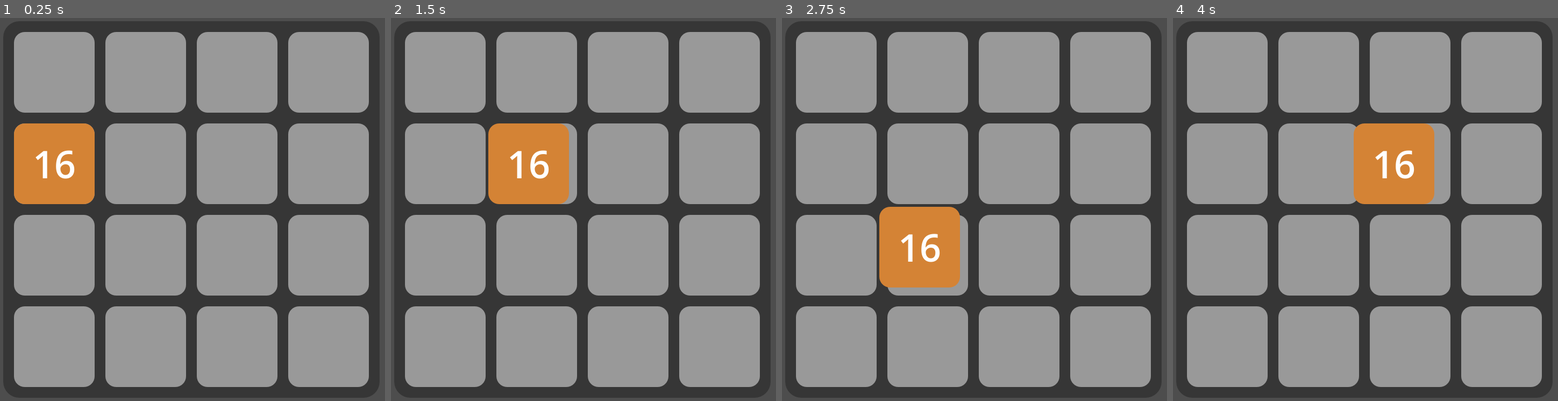
Above: before the commit, frames 1-4 (left to right).
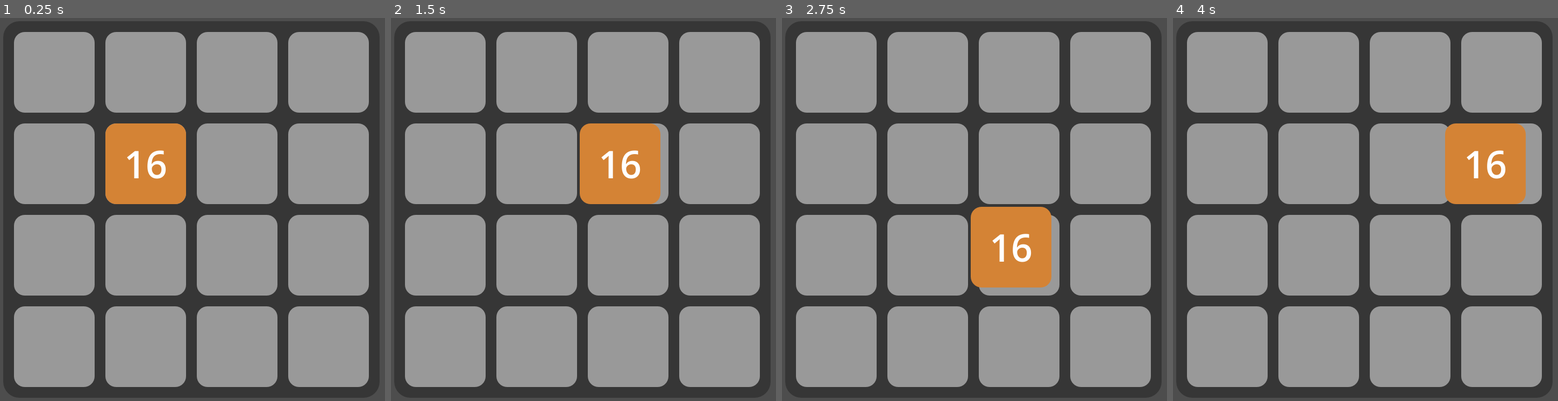
Above: after the commit, the same moments.

Repository: KaiRJ/2048
Game: Godot game, scene res://main.tscn
The game is run twice, just before and just after one commit, with the same random seed, the same clock (stepped at 60 frames per second) and the same inputs.
Inputs:
- Up to frame 1 (0.25 s): no input
- Up to frame 2 (1.5 s): tap Enter at 0.5 s; hold Right (ui_right) 0.53-1.28 s; tap Space at 1.25 s; hold Down (ui_down) from 1.28 s (still down)
- Up to frame 3 (2.75 s): tap Enter at 2 s; release Down (ui_down) at 2.03 s; hold Right (ui_right) from 2.03 s (still down)
- Up to frame 4 (4 s): tap Space at 2.75 s; release Right (ui_right) at 2.78 s; hold Up (ui_up) 2.78-3.53 s; tap Enter at 3.5 s; hold Left (ui_left) from 3.53 s (still down)

The runs differ from the first frame. In frame 1, 8.7% of the frame differs, in the area x 3-49%, y 27-49%; in frame 2, 8.7%; in frame 3, 8.7%; in frame 4, 8.7%.

Commit message:
spawn square in random panel at start of game

Diff:
--- a/grid.tscn
+++ b/grid.tscn
@@ -34,112 +34,112 @@
 theme_override_constants/v_separation = 20
 columns = 4
 
-[node name="Panel" type="Panel" parent="PanelContainer/MarginContainer/GridContainer"]
+[node name="Panel" type="Panel" parent="PanelContainer/MarginContainer/GridContainer" groups=["GridPanels"]]
 custom_minimum_size = Vector2(150, 150)
 layout_mode = 2
 size_flags_horizontal = 3
 size_flags_vertical = 3
 theme_override_styles/panel = SubResource("StyleBoxFlat_wp3kd")
 
-[node name="Panel2" type="Panel" parent="PanelContainer/MarginContainer/GridContainer"]
+[node name="Panel2" type="Panel" parent="PanelContainer/MarginContainer/GridContainer" groups=["GridPanels"]]
 custom_minimum_size = Vector2(150, 150)
 layout_mode = 2
 size_flags_horizontal = 3
 size_flags_vertical = 3
 theme_override_styles/panel = SubResource("StyleBoxFlat_wp3kd")
 
-[node name="Panel3" type="Panel" parent="PanelContainer/MarginContainer/GridContainer"]
+[node name="Panel3" type="Panel" parent="PanelContainer/MarginContainer/GridContainer" groups=["GridPanels"]]
 custom_minimum_size = Vector2(150, 150)
 layout_mode = 2
 size_flags_horizontal = 3
 size_flags_vertical = 3
 theme_override_styles/panel = SubResource("StyleBoxFlat_wp3kd")
 
-[node name="Panel4" type="Panel" parent="PanelContainer/MarginContainer/GridContainer"]
+[node name="Panel4" type="Panel" parent="PanelContainer/MarginContainer/GridContainer" groups=["GridPanels"]]
 custom_minimum_size = Vector2(150, 150)
 layout_mode = 2
 size_flags_horizontal = 3
 size_flags_vertical = 3
 theme_override_styles/panel = SubResource("StyleBoxFlat_wp3kd")
 
-[node name="Panel5" type="Panel" parent="PanelContainer/MarginContainer/GridContainer"]
+[node name="Panel5" type="Panel" parent="PanelContainer/MarginContainer/GridContainer" groups=["GridPanels"]]
 custom_minimum_size = Vector2(150, 150)
 layout_mode = 2
 size_flags_horizontal = 3
 size_flags_vertical = 3
 theme_override_styles/panel = SubResource("StyleBoxFlat_wp3kd")
 
-[node name="Panel6" type="Panel" parent="PanelContainer/MarginContainer/GridContainer"]
+[node name="Panel6" type="Panel" parent="PanelContainer/MarginContainer/GridContainer" groups=["GridPanels"]]
 custom_minimum_size = Vector2(150, 150)
 layout_mode = 2
 size_flags_horizontal = 3
 size_flags_vertical = 3
 theme_override_styles/panel = SubResource("StyleBoxFlat_wp3kd")
 
-[node name="Panel7" type="Panel" parent="PanelContainer/MarginContainer/GridContainer"]
+[node name="Panel7" type="Panel" parent="PanelContainer/MarginContainer/GridContainer" groups=["GridPanels"]]
 custom_minimum_size = Vector2(150, 150)
 layout_mode = 2
 size_flags_horizontal = 3
 size_flags_vertical = 3
 theme_override_styles/panel = SubResource("StyleBoxFlat_wp3kd")
 
-[node name="Panel8" type="Panel" parent="PanelContainer/MarginContainer/GridContainer"]
+[node name="Panel8" type="Panel" parent="PanelContainer/MarginContainer/GridContainer" groups=["GridPanels"]]
 custom_minimum_size = Vector2(150, 150)
 layout_mode = 2
 size_flags_horizontal = 3
 size_flags_vertical = 3
 theme_override_styles/panel = SubResource("StyleBoxFlat_wp3kd")
 
-[node name="Panel9" type="Panel" parent="PanelContainer/MarginContainer/GridContainer"]
+[node name="Panel9" type="Panel" parent="PanelContainer/MarginContainer/GridContainer" groups=["GridPanels"]]
 custom_minimum_size = Vector2(150, 150)
 layout_mode = 2
 size_flags_horizontal = 3
 size_flags_vertical = 3
 theme_override_styles/panel = SubResource("StyleBoxFlat_wp3kd")
 
-[node name="Panel10" type="Panel" parent="PanelContainer/MarginContainer/GridContainer"]
+[node name="Panel10" type="Panel" parent="PanelContainer/MarginContainer/GridContainer" groups=["GridPanels"]]
 custom_minimum_size = Vector2(150, 150)
 layout_mode = 2
 size_flags_horizontal = 3
 size_flags_vertical = 3
 theme_override_styles/panel = SubResource("StyleBoxFlat_wp3kd")
 
-[node name="Panel11" type="Panel" parent="PanelContainer/MarginContainer/GridContainer"]
+[node name="Panel11" type="Panel" parent="PanelContainer/MarginContainer/GridContainer" groups=["GridPanels"]]
 custom_minimum_size = Vector2(150, 150)
 layout_mode = 2
 size_flags_horizontal = 3
 size_flags_vertical = 3
 theme_override_styles/panel = SubResource("StyleBoxFlat_wp3kd")
 
-[node name="Panel12" type="Panel" parent="PanelContainer/MarginContainer/GridContainer"]
+[node name="Panel12" type="Panel" parent="PanelContainer/MarginContainer/GridContainer" groups=["GridPanels"]]
 custom_minimum_size = Vector2(150, 150)
 layout_mode = 2
 size_flags_horizontal = 3
 size_flags_vertical = 3
 theme_override_styles/panel = SubResource("StyleBoxFlat_wp3kd")
 
-[node name="Panel13" type="Panel" parent="PanelContainer/MarginContainer/GridContainer"]
+[node name="Panel13" type="Panel" parent="PanelContainer/MarginContainer/GridContainer" groups=["GridPanels"]]
 custom_minimum_size = Vector2(150, 150)
 layout_mode = 2
 size_flags_horizontal = 3
 size_flags_vertical = 3
 theme_override_styles/panel = SubResource("StyleBoxFlat_wp3kd")
 
-[node name="Panel14" type="Panel" parent="PanelContainer/MarginContainer/GridContainer"]
+[node name="Panel14" type="Panel" parent="PanelContainer/MarginContainer/GridContainer" groups=["GridPanels"]]
 custom_minimum_size = Vector2(150, 150)
 layout_mode = 2
 size_flags_horizontal = 3
 size_flags_vertical = 3
 theme_override_styles/panel = SubResource("StyleBoxFlat_wp3kd")
 
-[node name="Panel15" type="Panel" parent="PanelContainer/MarginContainer/GridContainer"]
+[node name="Panel15" type="Panel" parent="PanelContainer/MarginContainer/GridContainer" groups=["GridPanels"]]
 custom_minimum_size = Vector2(150, 150)
 layout_mode = 2
 size_flags_horizontal = 3
 size_flags_vertical = 3
 theme_override_styles/panel = SubResource("StyleBoxFlat_wp3kd")
 
-[node name="Panel16" type="Panel" parent="PanelContainer/MarginContainer/GridContainer"]
+[node name="Panel16" type="Panel" parent="PanelContainer/MarginContainer/GridContainer" groups=["GridPanels"]]
 custom_minimum_size = Vector2(150, 150)
 layout_mode = 2
 size_flags_horizontal = 3
--- a/main.gd
+++ b/main.gd
@@ -12,7 +12,7 @@
 	var square = square_scene.instantiate()
 
 	# TODO: get random panel
-	var panel = $Grid/PanelContainer/MarginContainer/GridContainer/Panel5
+	var panel = get_random_panel()
 
 	# Layouts update at end of frame, so call update_square_position on next frame.
 	call_deferred("update_square_position", square, panel)
@@ -20,5 +20,11 @@
 	$Grid/Squares.add_child(square)
 
 
+func get_random_panel():
+	var grid_panels = get_tree().get_nodes_in_group("GridPanels")
+	var panel_index = randi() % len(grid_panels)
+	return grid_panels[panel_index]
+
+
 func update_square_position(square, panel):
 	square.global_position = panel.global_position
